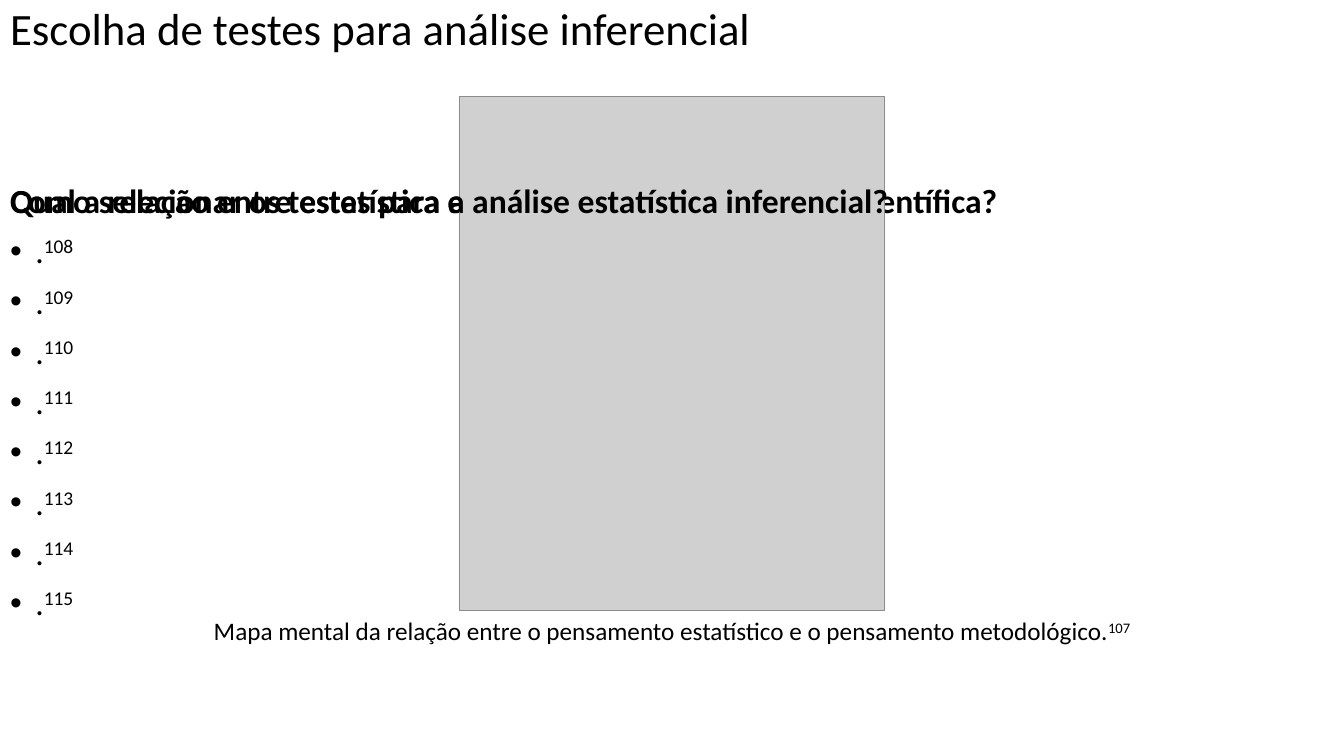
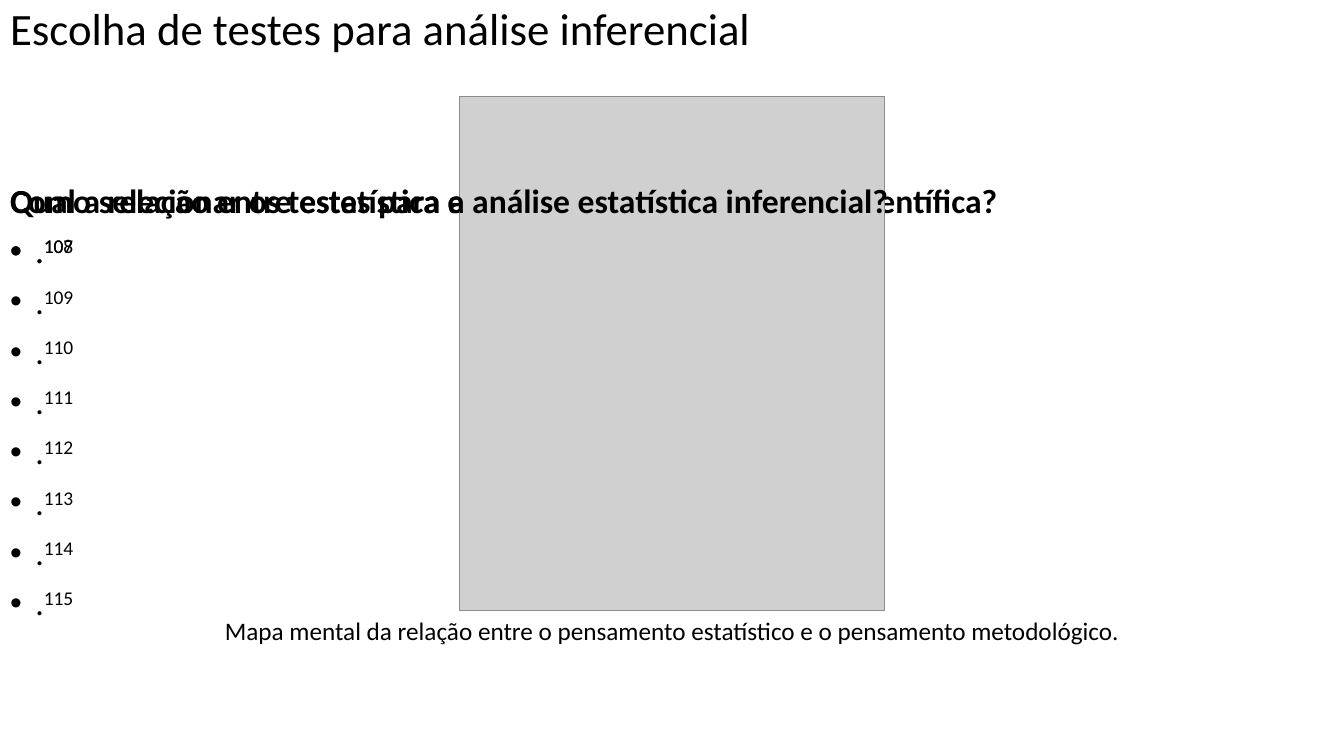
Before and after one commit to FerreiraAS/Ciencia-com-R, a slide deck: slide 96 of docs/Ciencia-com-R.pptx. Drawn at 1344x756 pixels with LibreOffice and Linux fonts; fonts in the diff are those of the drawing; grey boxes stand for pictures. Boxes give left, top, right and bottom in pixels: in the first picture for what was removed or moved away, otherwise in the second. Text is boxed around its words. In the diff, an @@ line names an element or a change of style, - is before the commit and + after.

```diff
--- a/docs/Ciencia-com-R.pptx
+++ b/docs/Ciencia-com-R.pptx
@@ text at (225,622,1118,645): text changed @@
-Mapa mental da relação entre o pensamento estatístico e o pensamento metodológico.107
+Mapa mental da relação entre o pensamento estatístico e o pensamento metodológico.
```
Also in this commit, not shown: 55 other files.
